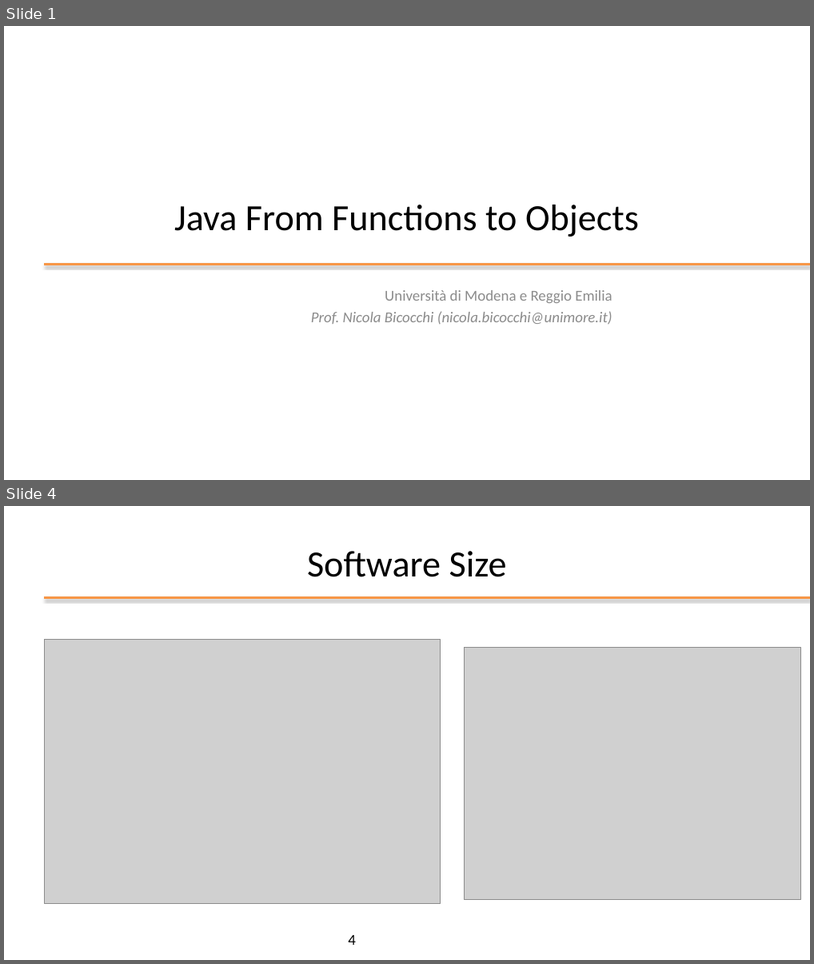
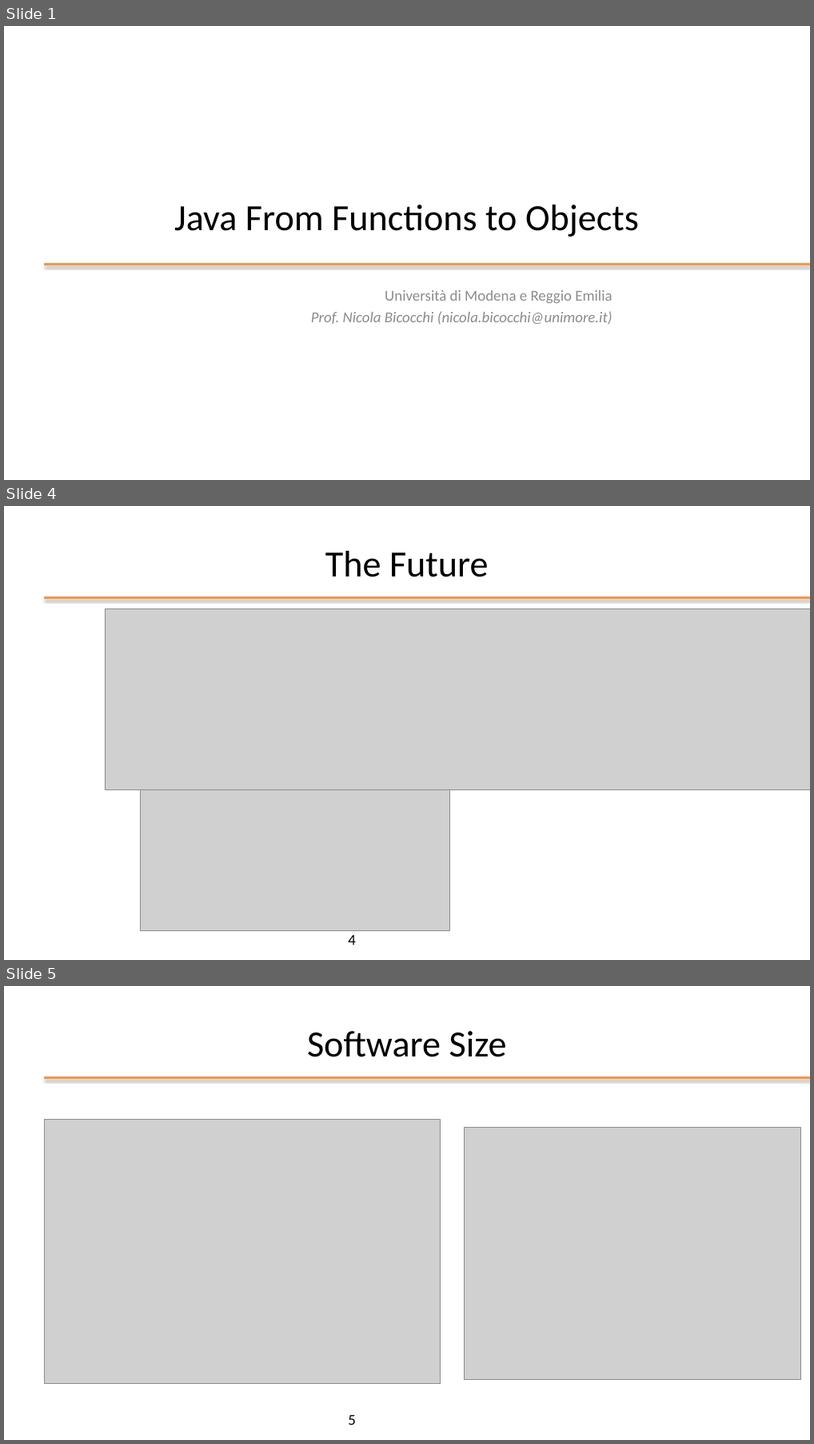
Before and after one commit to plctechnician/ooprogramming, a slide deck: java/slides/ppt/01 - Java From Functions to Objects.pptx. Shown one above the other, each under a label of ours: slides 1 and 4 before the commit, slides 1, 4 and 5 after it; the slides between them are not shown. The pictures are 814x964 and 814x1444 pixels, drawn with LibreOffice and Linux fonts; fonts in the diff are those of the drawing; grey boxes stand for pictures; background and template pictures are left out. Boxes give left, top, right and bottom in pixels: in the first picture for what was removed or moved away, otherwise in the second. Text is boxed around its words. In the diff, an @@ line names an element or a change of style, - is before the commit and + after.

```diff
--- a/java/slides/ppt/01 - Java From Functions to Objects.pptx
+++ b/java/slides/ppt/01 - Java From Functions to Objects.pptx
@@ slide 4 added at bbox=[4, 506, 810, 960], background #FFFFFF; not listed: 1 template element that a slide beside it also shows @@
@@ title added at bbox=[326, 551, 489, 577], 44 pt, text #000000 @@
+The Future
@@ picture added at bbox=[105, 609, 810, 790] @@
@@ picture added at bbox=[141, 756, 450, 930] @@
@@ page number added at bbox=[348, 935, 356, 944], 18 pt, text #000000 @@
+4
@@ what was slide 4 is now slide 5 @@
@@ page number at bbox=[348, 1415, 356, 1424]: text changed @@
-4
+5
```
Also in this commit, not shown: 4 slides changed, 4 other slides added, 3 slides removed.
